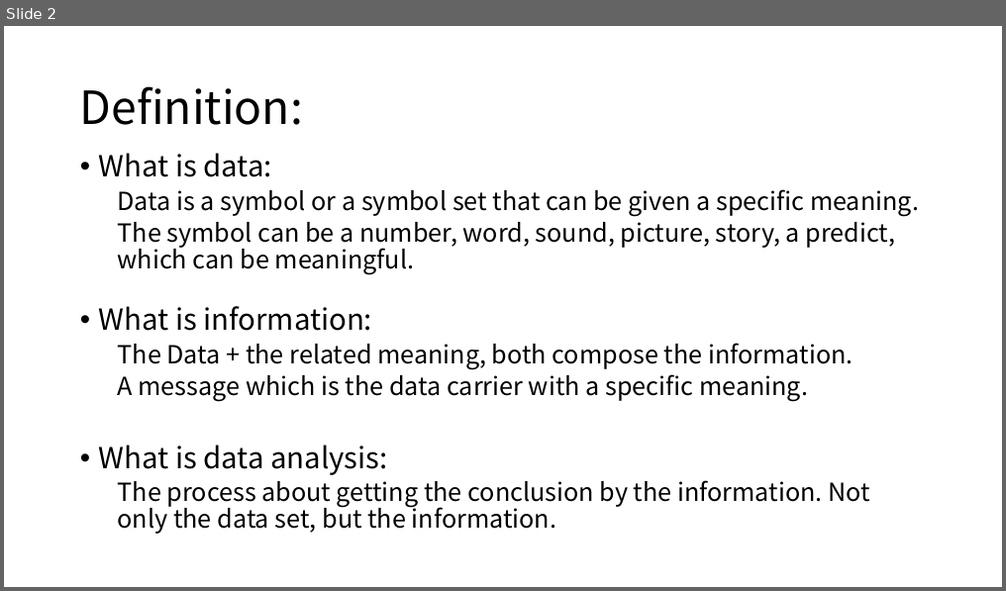
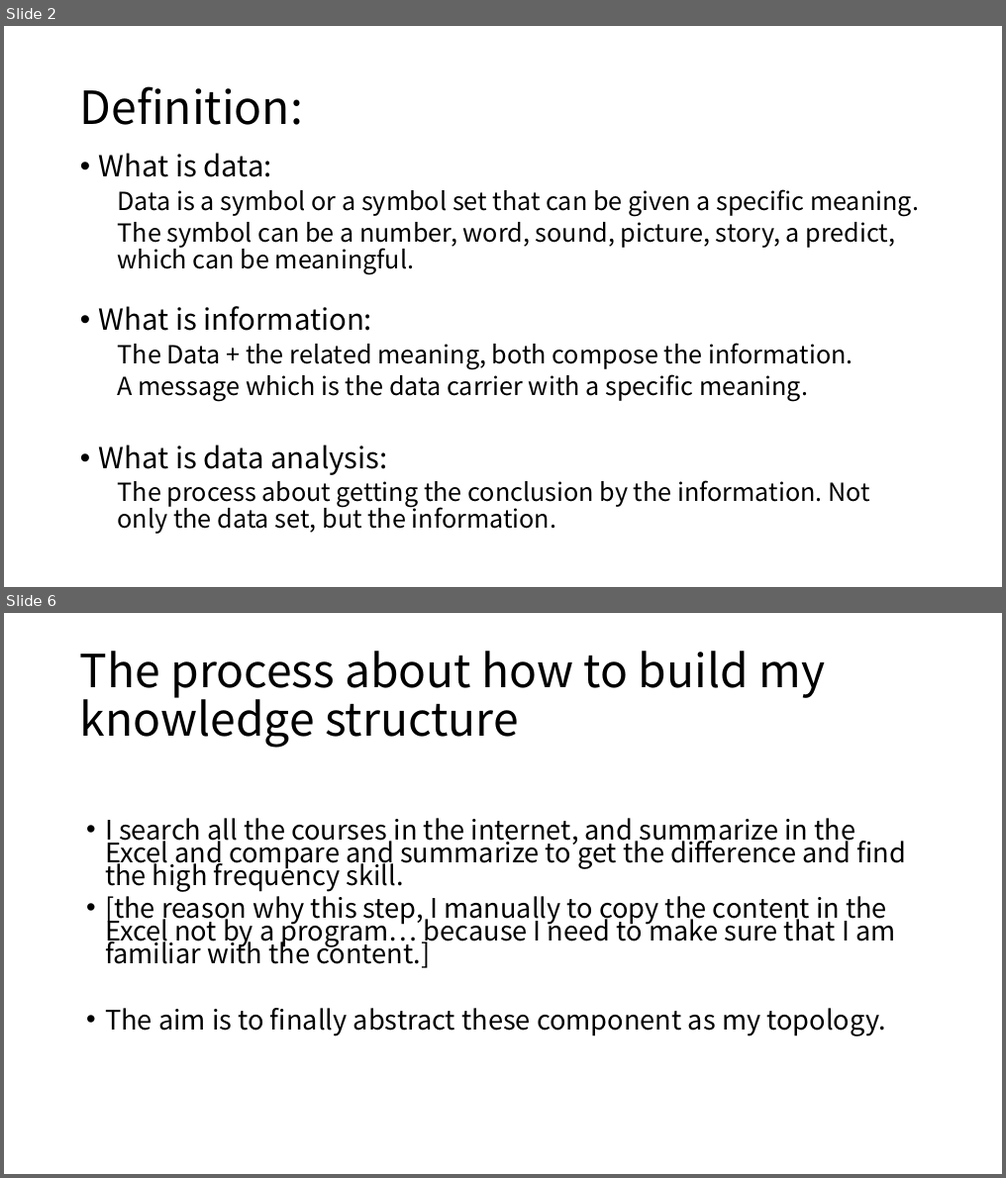
Before and after one commit to zicheng-pan/python-requestforlagou, a slide deck: New Microsoft PowerPoint 演示文稿.pptx. Shown one above the other, each under a label of ours: slide 2 before the commit, slides 2 and 6 after it; the slides between them are not shown. The pictures are 1006x591 and 1006x1178 pixels, drawn with LibreOffice and Linux fonts; fonts in the diff are those of the drawing. Boxes give left, top, right and bottom in pixels: in the first picture for what was removed or moved away, otherwise in the second. Text is boxed around its words. In the diff, an @@ line names an element or a change of style, - is before the commit and + after.

```diff
--- a/New Microsoft PowerPoint 演示文稿.pptx
+++ b/New Microsoft PowerPoint 演示文稿.pptx
@@ slide 6 added at bbox=[4, 613, 1002, 1174], background #FFFFFF @@
@@ title added at bbox=[80, 651, 825, 748], 44 pt, text #000000 @@
+The process about how to build my knowledge structure
@@ text added at bbox=[105, 818, 906, 1037], 25.9 pt, text #000000 @@
+• I search all the courses in the internet, and summarize in the Excel and compare and summarize to get the difference and find the high frequency skill.
+• [the reason why this step, I manually to copy the content in the Excel not by a program… because I need to make sure that I am familiar with the content.]
+• The aim is to finally abstract these component as my topology.
```
Also in this commit, not shown: 1 slide changed, 3 other slides added, 1 slide removed, 6 other files.
